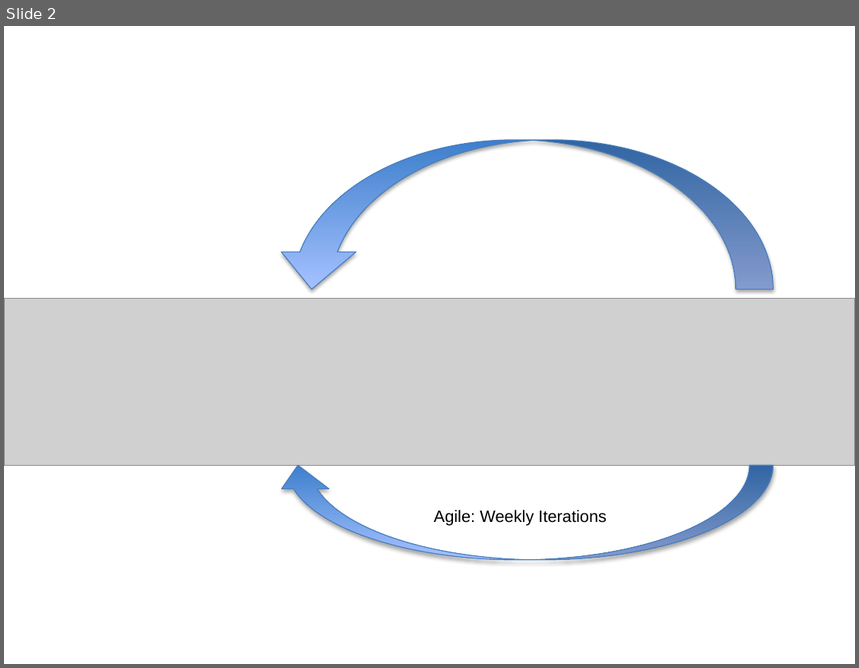
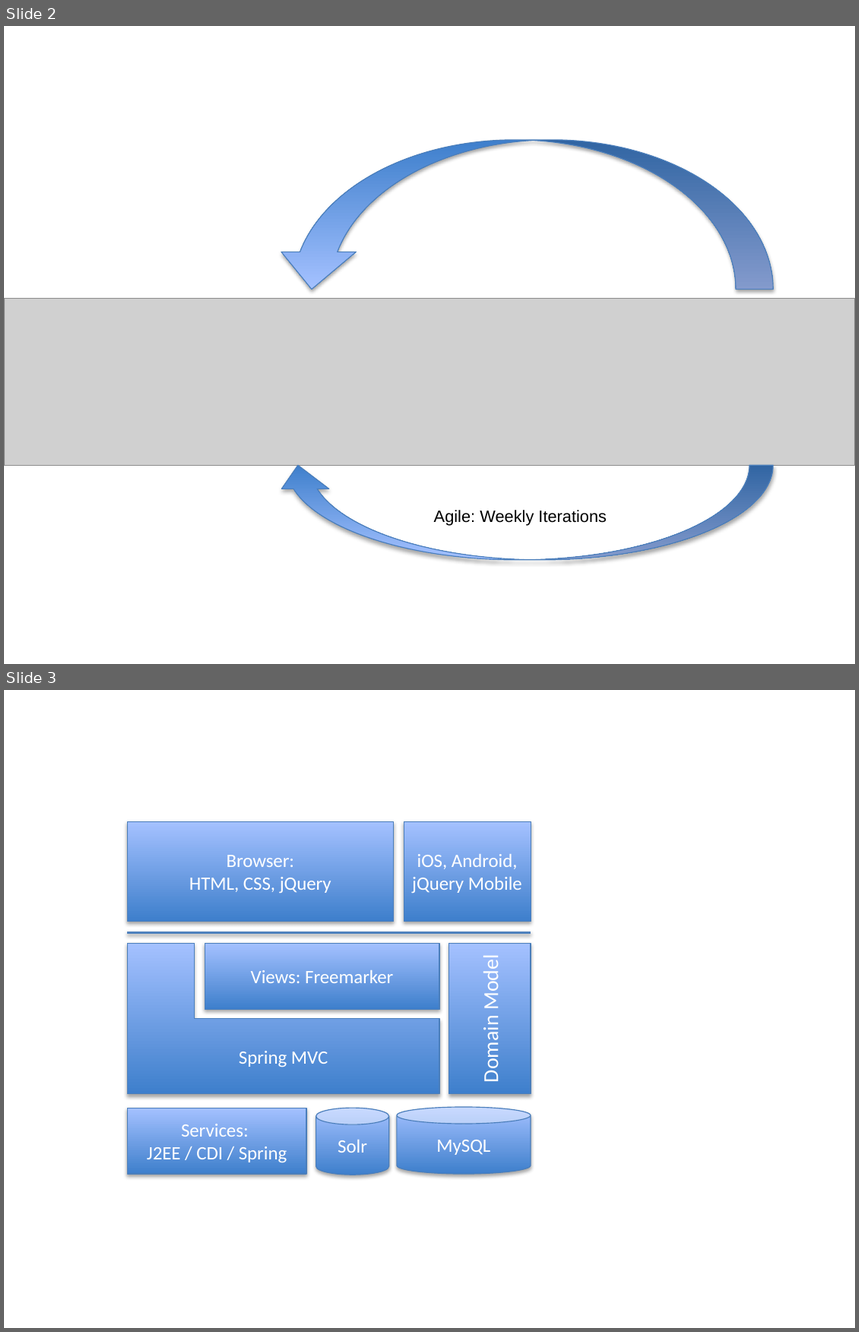
Before and after one commit to scandilabs/scandilabs.com, a slide deck: SL_website_components.pptx. Shown one above the other, each under a label of ours: slide 2 before the commit, slides 2 and 3 after it. The pictures are 859x668 and 859x1332 pixels, drawn with LibreOffice and Linux fonts; fonts in the diff are those of the drawing; grey boxes stand for pictures. Boxes give left, top, right and bottom in pixels: in the first picture for what was removed or moved away, otherwise in the second. Text is boxed around its words. In the diff, an @@ line names an element or a change of style, - is before the commit and + after.

```diff
--- a/SL_website_components.pptx
+++ b/SL_website_components.pptx
@@ slide 3 added at <box>4,690,855,1328</box>, background #FFFFFF @@
@@ rectangle added at <box>127,822,393,922</box>, fill gradient #3F80CE to #A4C4FF, outline #4B7EBC 0.75 pt, 16 pt, text #FFFFFF @@
+Browser:
+HTML, CSS, jQuery
@@ rectangle added at <box>404,822,531,922</box>, fill gradient #3F80CE to #A4C4FF, outline #4B7EBC 0.75 pt, 16 pt, text #FFFFFF @@
+iOS, Android, jQuery Mobile
@@ line added from (127, 932) to (531, 932), #4F81BD 2 pt @@
@@ corner added at <box>127,944,439,1094</box>, fill gradient #3F80CE to #A4C4FF, outline #4B7EBC 0.75 pt, 16 pt, text #FFFFFF @@
+Spring MVC
@@ rectangle added at <box>205,944,439,1010</box>, fill gradient #3F80CE to #A4C4FF, outline #4B7EBC 0.75 pt, 16 pt, text #FFFFFF @@
+Views: Freemarker
@@ rectangle added at <box>449,944,531,1094</box>, fill gradient #3F80CE to #A4C4FF, outline #4B7EBC 0.75 pt, 18 pt, text #FFFFFF @@
+Domain Model
@@ rectangle added at <box>127,1108,306,1174</box>, fill gradient #3F80CE to #A4C4FF, outline #4B7EBC 0.75 pt, 16 pt, text #FFFFFF @@
+Services:
+J2EE / CDI / Spring
@@ cylinder added at <box>316,1108,389,1175</box>, fill gradient #3F80CE to #A4C4FF, outline #4B7EBC 0.75 pt, 16 pt, text #FFFFFF @@
+Solr
@@ cylinder added at <box>397,1107,531,1174</box>, fill gradient #3F80CE to #A4C4FF, outline #4B7EBC 0.75 pt, 16 pt, text #FFFFFF @@
+MySQL
```
Also in this commit, not shown: 17 other files.
